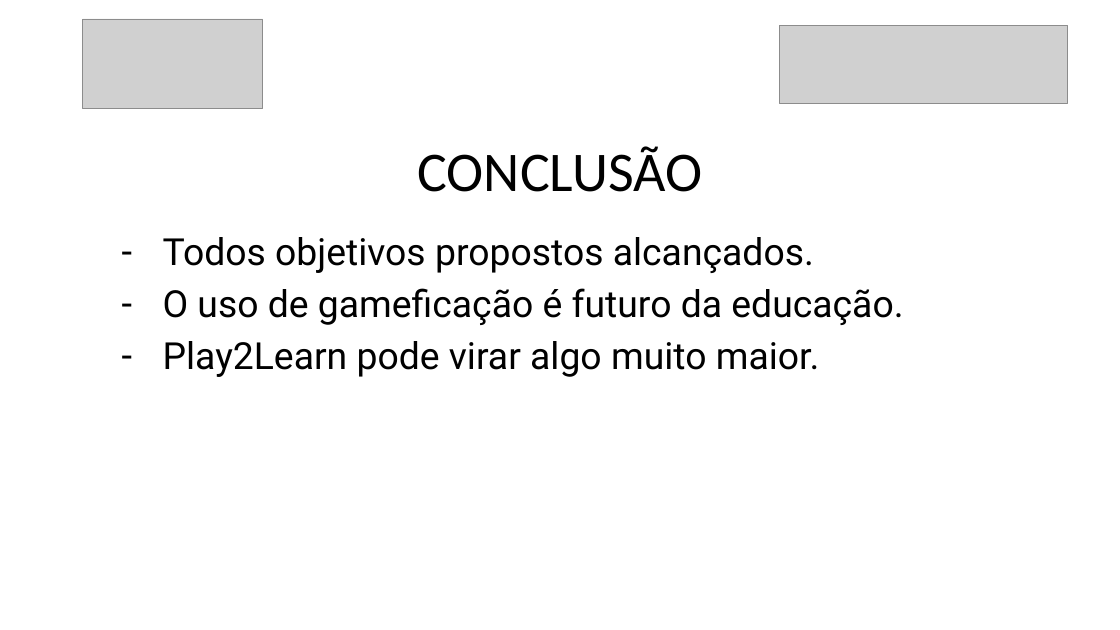
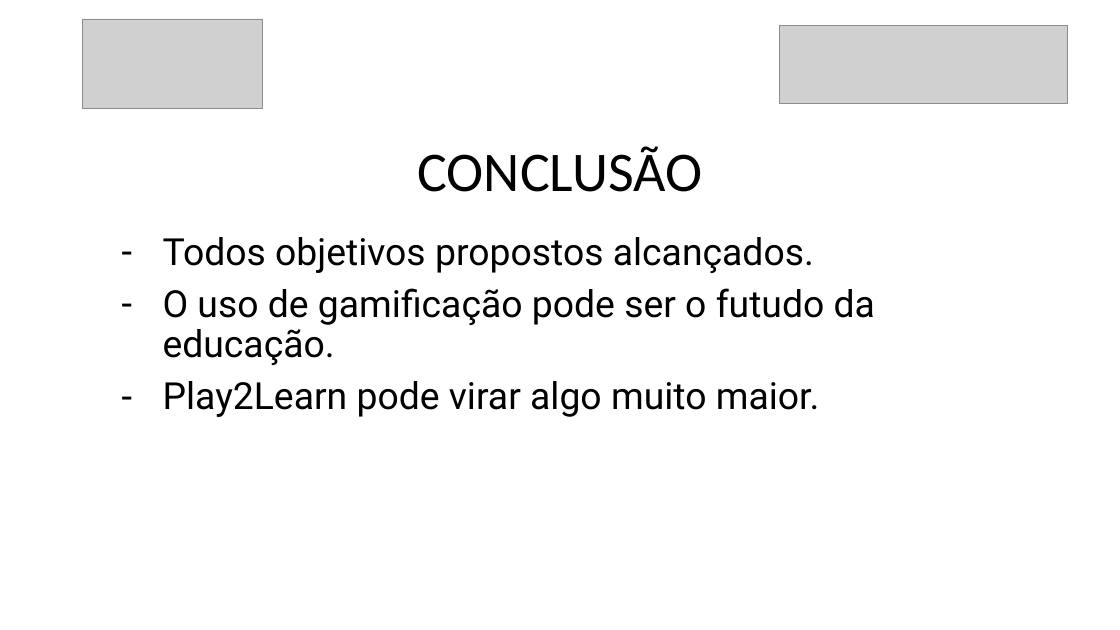
Before and after one commit to danilovaz7/curso-tecnico, a slide deck: slide 23 of liceu/3semestre/projeto integrador/tcc slide.pptx. Drawn at 1120x630 pixels with LibreOffice and Linux fonts; fonts in the diff are those of the drawing; grey boxes stand for pictures. Boxes give left, top, right and bottom in pixels: in the first picture for what was removed or moved away, otherwise in the second. Text is boxed around its words. In the diff, an @@ line names an element or a change of style, - is before the commit and + after.

Commit message:
att slides

```diff
--- a/liceu/3semestre/projeto integrador/tcc slide.pptx
+++ b/liceu/3semestre/projeto integrador/tcc slide.pptx
@@ subtitle at box(163, 288, 875, 365): text changed @@
-– O uso de gameficação é futuro da educação.
+– O uso de gamificação pode ser o futudo da educação.
```
Also in this commit, not shown: 1 other slide changed.
